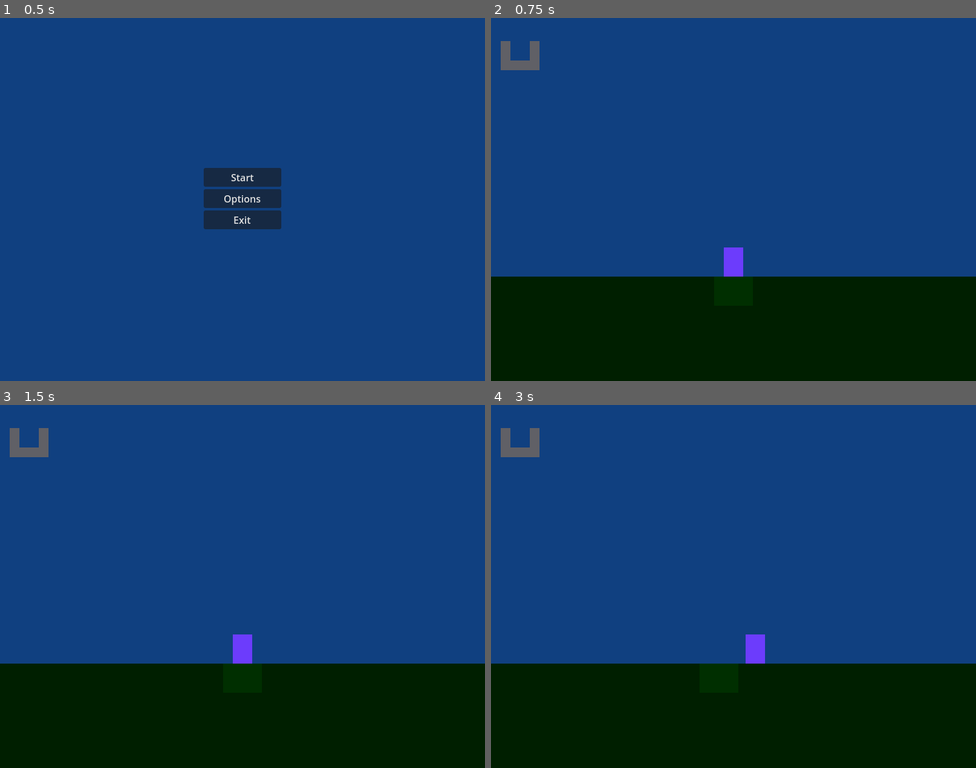
Above: before the commit, frames 1-4 (two rows, left to right).
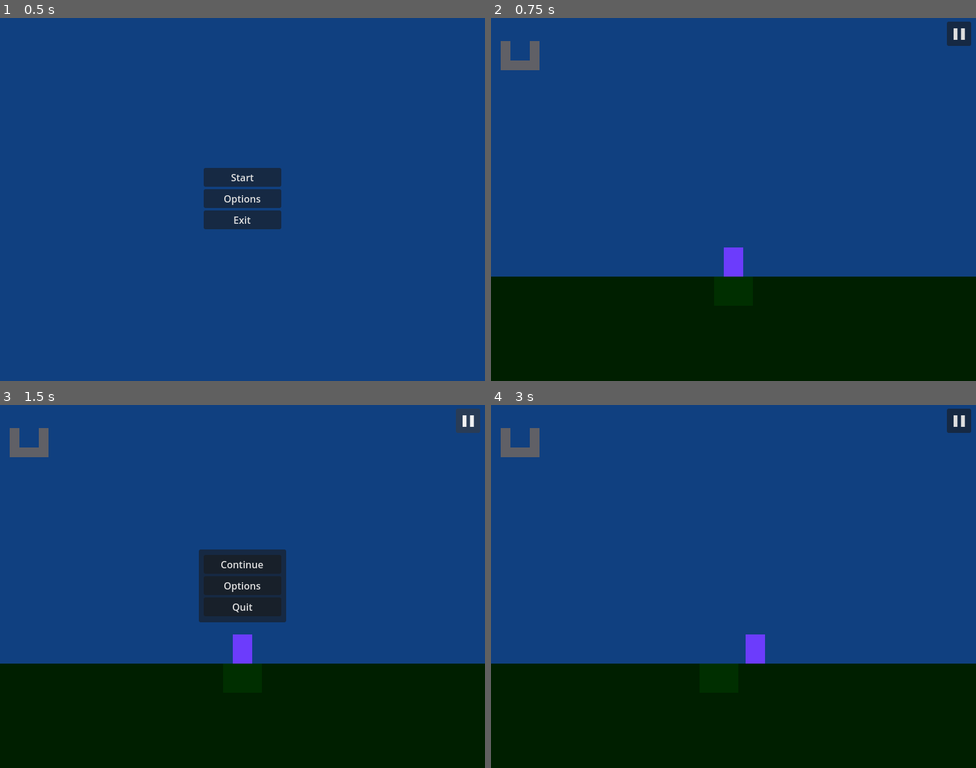
Above: after the commit, the same moments.

Repository: cyber-amr/outlandish
Game: Godot game, scene res://scenes/main_menu.tscn
Same seed, same stepped clock (60 frames per second), same inputs: the game is played once before the commit and once after it.
Inputs (mouse positions are in pixels of both pictures, inside the frame that each line leads up to):
- Up to frame 1 (0.5 s): no input
- Up to frame 2 (0.75 s): click "Start" at 0.5 s
- Up to frame 3 (1.5 s): click (465, 419) at 1.25 s, where only the run after the commit has a clickable "▐▐"
- Up to frame 4 (3 s): click (733, 564) at 2 s, where only the run after the commit has a clickable "Continue"; tap Enter at 2.75 s; hold D (move_right) from 2.78 s (still down); hold S (interact) from 2.78 s (still down)

Frame 1 is identical in both runs. In frame 2, 0.3% of the frame differs, in the area x 94-99%, y 1-8%; in frame 3, 3.9%, in the area x 41-99%, y 1-60%; in frame 4, 0.3%.

Commit message:
create on-screen pause button

Diff:
--- a/scenes/player.tscn
+++ b/scenes/player.tscn
@@ -11,6 +11,8 @@
 
 [sub_resource type="ViewportTexture" id="ViewportTexture_g2els"]
 viewport_path = NodePath("CanvasLayer/Inventory preview/dummyViewport")
+
+[sub_resource type="StyleBoxEmpty" id="StyleBoxEmpty_g2els"]
 
 [node name="Player" type="CharacterBody2D"]
 collision_layer = 8
@@ -54,4 +56,18 @@
 [node name="dummyViewport" type="SubViewport" parent="CanvasLayer/Inventory preview"]
 size = Vector2i(2, 2)
 
+[node name="Pause" type="Button" parent="CanvasLayer"]
+custom_minimum_size = Vector2(40, 40)
+anchors_preset = 1
+anchor_left = 1.0
+anchor_right = 1.0
+offset_left = -48.0
+offset_top = 8.0
+offset_right = -8.0
+offset_bottom = 48.0
+grow_horizontal = 0
+theme_override_styles/focus = SubResource("StyleBoxEmpty_g2els")
+text = "▐▐ "
+
 [connection signal="body_entered" from="Collector" to="." method="on_collector_body_entered"]
+[connection signal="pressed" from="CanvasLayer/Pause" to="." method="on_pause"]
--- a/scripts/pause_menu.gd
+++ b/scripts/pause_menu.gd
@@ -9,6 +9,7 @@
 
 func on_continue() -> void:
 	queue_free()
+	Engine.time_scale = 1
 
 
 func on_options() -> void:
@@ -16,4 +17,5 @@
 
 
 func on_quit() -> void:
+	Engine.time_scale = 1
 	get_tree().change_scene_to_file("res://scenes/main_menu.tscn")
--- a/scripts/player.gd
+++ b/scripts/player.gd
@@ -32,8 +32,7 @@
 
 	if event.is_action_pressed("pause"):
 		get_viewport().set_input_as_handled()
-		if !$CanvasLayer.get_child(-1) is PauseMenu:
-			$CanvasLayer.add_child(pause_menu.instantiate())
+		on_pause()
 
 
 func _physics_process(_delta: float) -> void:
@@ -49,3 +48,9 @@
 func on_collector_body_entered(body: Node2D) -> void:
 	if body is RigidBody2D:
 		inventory.collect(body)
+
+
+func on_pause() -> void:
+	if !$CanvasLayer.get_child(-1) is PauseMenu:
+			$CanvasLayer.add_child(pause_menu.instantiate())
+			Engine.time_scale = 0
Not shown: 1 places in scenes/player.tscn that only renumber resources
